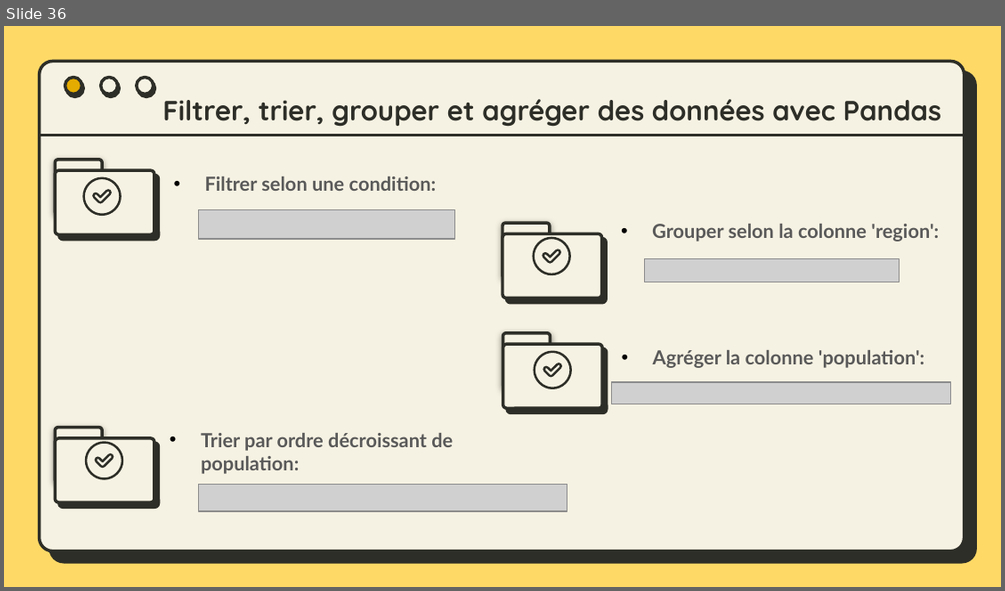
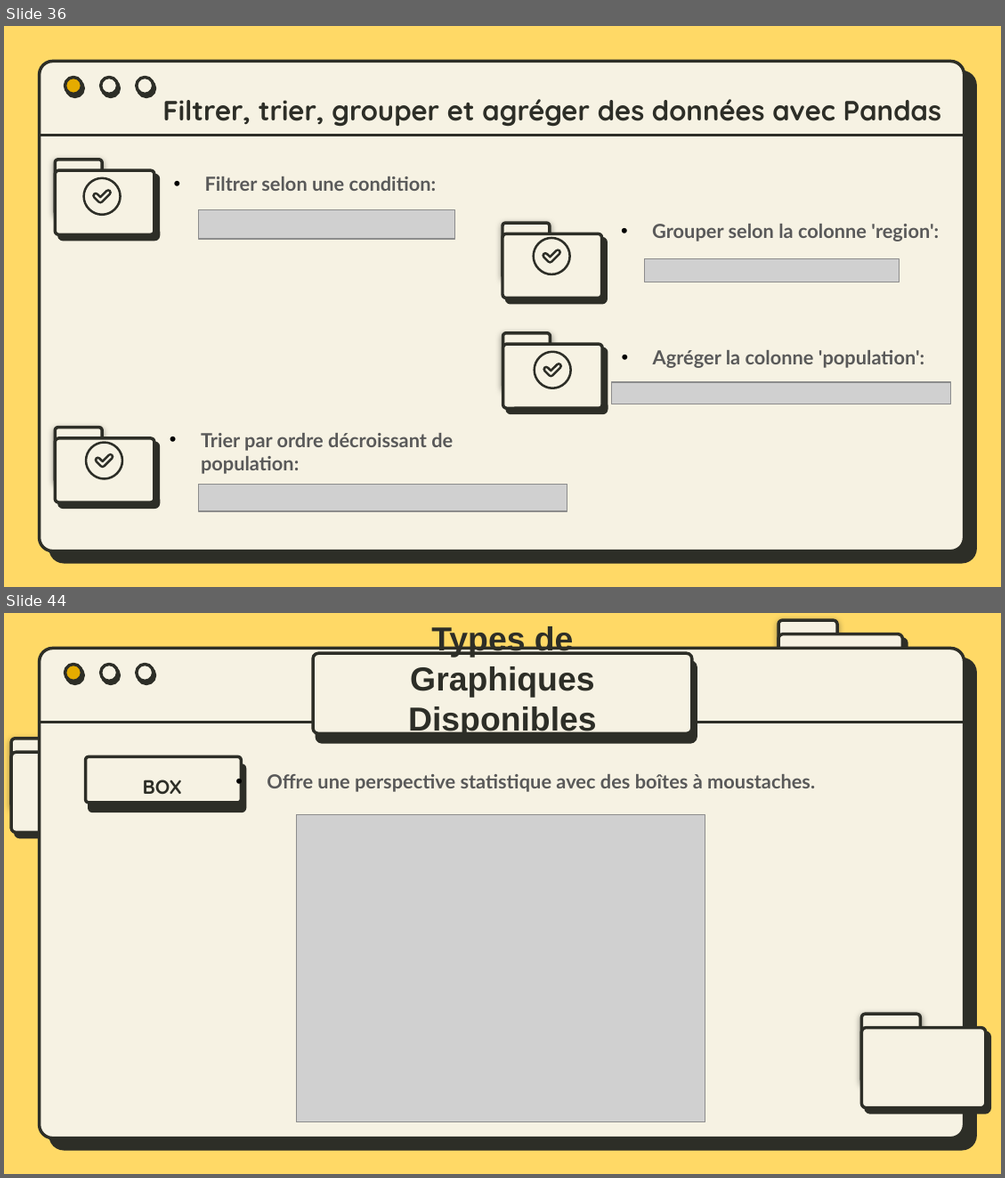
Before and after one commit to bydevmar/Master_MASD_FPO, a slide deck: SEMESTER 1/Modélisation avec Python/M- Pandas/Presentation/Pandas.pptx. Shown one above the other, each under a label of ours: slide 36 before the commit, slides 36 and 44 after it; the slides between them are not shown. The pictures are 1005x591 and 1005x1178 pixels, drawn with LibreOffice and Linux fonts; fonts in the diff are those of the drawing; grey boxes stand for pictures. Boxes give left, top, right and bottom in pixels: in the first picture for what was removed or moved away, otherwise in the second. Text is boxed around its words. In the diff, an @@ line names an element or a change of style, - is before the commit and + after.

```diff
--- a/SEMESTER 1/Modélisation avec Python/M- Pandas/Presentation/Pandas.pptx
+++ b/SEMESTER 1/Modélisation avec Python/M- Pandas/Presentation/Pandas.pptx
@@ slide 44 added at [4, 613, 1001, 1174], background #FFD966; not listed: 5 template elements that a slide beside it also shows @@
@@ text added at [408, 626, 596, 738], 24 pt, text #2D2E27, bold @@
+Types de Graphiques Disponibles
@@ rounded rectangle added at [778, 620, 837, 689], fill #F6F2E3, outline #2D2E27 2.25 pt @@
@@ rounded rectangle added at [778, 634, 902, 714], fill #F6F2E3, outline #2D2E27 2.25 pt @@
@@ rounded rectangle added at [313, 653, 692, 732], fill #F6F2E3, outline #2D2E27 2.25 pt @@
@@ rounded rectangle added at [11, 738, 70, 807], fill #F6F2E3, outline #2D2E27 2.25 pt @@
@@ rounded rectangle added at [11, 753, 135, 832], fill #F6F2E3, outline #2D2E27 2.25 pt @@
@@ rounded rectangle added at [86, 756, 242, 803], fill #F6F2E3, outline #2D2E27 2.25 pt @@
@@ text added at [143, 779, 182, 794], 14 pt, text #2D2E27, bold @@
+BOX
@@ text added at [267, 774, 815, 792], 14 pt, text #595959, bold @@
+    • Offre une perspective statistique avec des boîtes à moustaches.
@@ picture added at [296, 815, 705, 1122] @@
@@ rounded rectangle added at [861, 1013, 920, 1083], fill #F6F2E3, outline #2D2E27 2.25 pt @@
@@ rounded rectangle added at [861, 1028, 985, 1108], fill #F6F2E3, outline #2D2E27 2.25 pt @@
```
Also in this commit, not shown: 1 slide changed, 11 other slides added, 1 other file.
